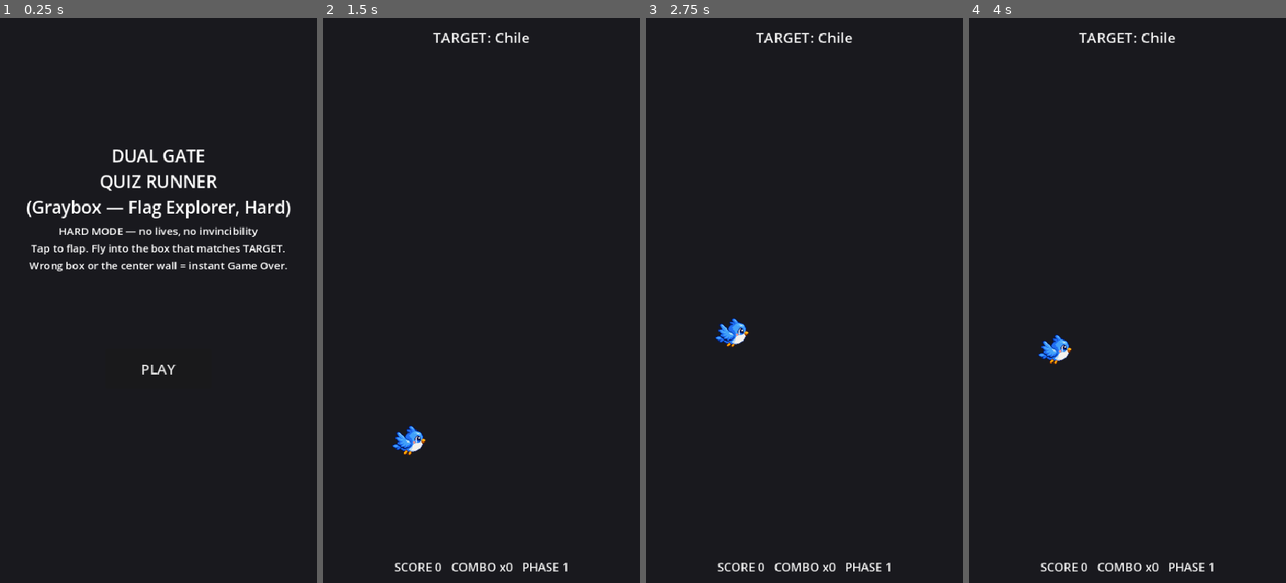
Above: before the commit, frames 1-4 (left to right).
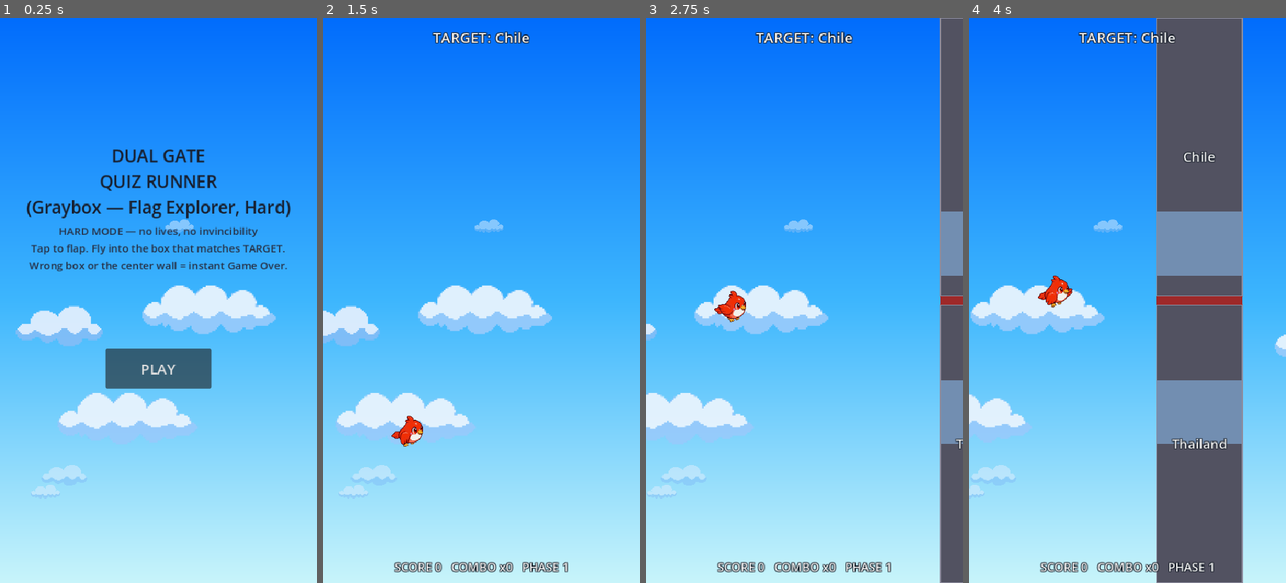
Above: after the commit, the same moments.

Repository: kimmc1358-code/QuizRunDualGate
Game: Godot game, scene res://scenes/Main.tscn
Same seed, same stepped clock (60 frames per second), same inputs: the game is played once before the commit and once after it.
Inputs (mouse positions are in pixels of both pictures, inside the frame that each line leads up to):
- Up to frame 1 (0.25 s): no input
- Up to frame 2 (1.5 s): click "PLAY" at 0.5 s; tap Enter at 1.25 s; move the mouse to (551, 272) at 1.27 s; click (551, 272) at 1.42 s
- Up to frame 3 (2.75 s): tap Space at 1.52, 1.82, 2.27, 2.57 s; move the mouse to (741, 328) at 2.02 s; click (741, 328) at 2.17 s
- Up to frame 4 (4 s): move the mouse to (1159, 176) at 2.77 s; click (1159, 176) at 2.92 s; move the mouse to (1111, 413) at 3.52 s; click (1111, 413) at 3.67 s; tap Space at 3.77 s

The runs differ from the first frame. In frame 1, 100% of the frame differs, in the area x 0-100%, y 0-100%; in frame 2, 99%; in frame 3, 99%; in frame 4, 99%.

Commit message:
Add wing-flap animation, parallax sky, and red crested bird recolor
Character:
- Generated a south/east wing-flap loop (9 frames) via PixelLab
  animate_character and wired it into Main.gd as a frame-cycling
  animation instead of the single static sprite.
- Added a small head-feather crest via create_character_state (keeps
  the same identity/pose, just an edit on top of the existing rig).
- Recolored the bird from blue to red — the blue read as low-contrast
  against the new blue sky background. Recoloring is a pixel-level HSV
  hue rotation on the existing art (not a regeneration), so shading and
  pose are byte-for-byte preserved; only feather-blue hues are touched,
  belly/beak/cheek/eye stay put. Warm/cool hue split (orange-red on
  highlights, deep crimson on shadows) instead of one flat hue, per
  feedback that a single hue read as monotone.
- Animation direction is "east" (right-facing profile), not "south"
  (front-facing) — matters because create_character_state's fresh
  regeneration doesn't reliably reuse the previous run's framing.

Background:
- Replaced the flat pastel sky-blue fill with a two-stop vertical
  gradient (deep blue -> pale cyan), color-sampled from a reference the
  user supplied and drawn procedurally via draw_polygon rather than
  shipping the source image.
- Cloud layers went through a few redesigns based on feedback: first a
  tiled full-image sky (seam problems on scroll), then individual
  sprites with a bold dark-navy outline (didn't match the character and
  read as flat on the bottom edge), and finally the current version —
  wide flat-bottomed multi-lobe clouds, no outline (stripped
  programmatically from an outlined generation rather than fighting
  PixelLab's tendency to ignore "lineless" color instructions), bumpy
  irregular undersides, styled off a user-supplied reference image.
  Depth cue is still near/far scale+speed+alpha, sprites despawn/respawn
  fully off-screen so nothing is ever visibly clipped.

Gates: the portal-frame art from this session was reset back to the
flat-rect placeholder — didn't land on a design that fit; revisiting
with fresh reference art next.

Co-Authored-By: Claude Sonnet 5 <noreply@anthropic.com>

Diff:
--- a/scenes/Main.tscn
+++ b/scenes/Main.tscn
@@ -4,9 +4,6 @@
 
 [node name="Main" type="Node2D" unique_id=1993625809]
 script = ExtResource("1")
-flap_velocity = -321.0
-gravity = 1300.0
-base_gate_spacing = 800.0
 
 [node name="UI" type="CanvasLayer" parent="." unique_id=397217226]
 
@@ -22,6 +19,7 @@
 offset_top = 190.0
 offset_right = 460.0
 offset_bottom = 280.0
+theme_override_colors/font_color = Color(0.09, 0.12, 0.18, 1)
 theme_override_font_sizes/font_size = 26
 text = "DUAL GATE
 QUIZ RUNNER
@@ -35,6 +33,7 @@
 offset_top = 310.0
 offset_right = 450.0
 offset_bottom = 440.0
+theme_override_colors/font_color = Color(0.15, 0.19, 0.27, 1)
 theme_override_font_sizes/font_size = 16
 text = "HARD MODE — no lives, no invincibility
 Tap to flap. Fly into the box that matches TARGET.
@@ -75,6 +74,7 @@
 offset_top = 330.0
 offset_right = 460.0
 offset_bottom = 380.0
+theme_override_colors/font_color = Color(0.09, 0.12, 0.18, 1)
 theme_override_font_sizes/font_size = 22
 text = "SCORE: 0"
 horizontal_alignment = 1
--- a/scripts/Main.gd
+++ b/scripts/Main.gd
@@ -19,18 +19,53 @@
 @export_range(0.1, 1.0, 0.01) var max_move_ratio_late: float = 0.65   # Phase 3-4
 
 const PLAYER_SIZE := Vector2(36, 36)
-const PLAYER_VISUAL_SIZE := Vector2(56, 56)  # sprite drawn larger than the hitbox
+const PLAYER_VISUAL_SIZE := Vector2(74, 74)  # sprite drawn larger than the hitbox; matches the east-facing sprite's 84px canvas
 const PLAYER_X := 130.0
+
+# Wing-flap loop: 9 frames (PixelLab keeps the reference pose as frame 0,
+# then 8 generated flap frames), all on a shared 84x84 canvas so switching
+# frames never changes the apparent sprite scale.
+const FLAP_FRAME_DURATION := 0.06
+const FLAP_FRAME_DIR := "res://assets/characters/bluebird_reference_match/flying_flap/east/"
+const FLAP_FRAME_COUNT := 9
 
 const GATE_WIDTH := 130.0
 const GATE_SPEED := 130.0  # halved for testing — was 260.0
 const WALL_THICKNESS := 14.0
 
-const COLOR_BG := Color(0.10, 0.10, 0.12)
+# Parallax sky: solid pastel color base (always seamless — no tiled image to
+# seam-match) with individual cloud sprites drifting right-to-left and
+# respawning off the right edge once fully clear of the left edge, so a cloud
+# is never visibly clipped. Near clouds are bigger/faster/more opaque, far
+# clouds smaller/slower/fainter, for a simple depth cue.
+const CLOUD_TEXTURE_PATHS := [
+	"res://assets/backgrounds/clouds/cloud_a.png",
+	"res://assets/backgrounds/clouds/cloud_b.png",
+	"res://assets/backgrounds/clouds/cloud_c.png",
+]
+const CLOUD_NEAR_COUNT := 3
+const CLOUD_FAR_COUNT := 3
+const CLOUD_NEAR_SPEED := 55.0
+const CLOUD_FAR_SPEED := 18.0
+const CLOUD_NEAR_SCALE_RANGE := Vector2(1.0, 1.3)
+const CLOUD_FAR_SCALE_RANGE := Vector2(0.5, 0.7)
+const CLOUD_NEAR_ALPHA := 0.95
+const CLOUD_FAR_ALPHA := 0.5
+const CLOUD_Y_BAND := Vector2(0.05, 0.85)  # fraction of screen height — spread across most of the sky
+const CLOUD_RESPAWN_MARGIN := Vector2(20.0, 120.0)
+
+# Gate art was reset — placeholder flat rects again pending a new design.
 const COLOR_GATE := Color(0.32, 0.32, 0.38)
 const COLOR_GATE_BORDER := Color(0.55, 0.55, 0.62)
+
+# Sky gradient — colors sampled from the reference (assets/references/sky_gradient),
+# top -> mid -> bottom, drawn as two vertex-colored quads for a smooth blend.
+const COLOR_SKY_TOP := Color(0.0039, 0.4235, 0.9882)
+const COLOR_SKY_MID := Color(0.2392, 0.7137, 0.9922)
+const COLOR_SKY_BOTTOM := Color(0.7843, 0.9569, 0.9804)
 const COLOR_WALL := Color(0.62, 0.16, 0.16)
 const COLOR_TEXT := Color(0.95, 0.95, 0.95)
+const COLOR_TEXT_OUTLINE := Color(0.05, 0.08, 0.12, 0.85)  # keeps HUD text legible over the light sky
 const COLOR_ZONE := Color(0.55, 0.75, 0.95, 0.55)
 
 enum Difficulty { EASY, HARD }
@@ -90,7 +125,13 @@
 var flash_time := 0.0
 const FLASH_DURATION := 0.25
 
-@onready var player_texture: Texture2D = load("res://assets/characters/bluebird_reference_match/south.png")
+var flap_frames: Array[Texture2D] = []
+var flap_frame_index: int = 0
+var flap_timer: float = 0.0
+
+var cloud_textures: Array[Texture2D] = []
+var clouds: Array = []  # each: {texture, x, y, scale, alpha, speed, near}
+
 @onready var ready_panel: Control = $UI/ReadyPanel
 @onready var gameover_panel: Control = $UI/GameOverPanel
 @onready var final_score_label: Label = $UI/GameOverPanel/FinalScoreLabel
@@ -99,10 +140,71 @@
 
 
 func _ready() -> void:
+	for i in range(FLAP_FRAME_COUNT):
+		flap_frames.append(load(FLAP_FRAME_DIR + str(i) + ".png"))
+	for path in CLOUD_TEXTURE_PATHS:
+		cloud_textures.append(load(path))
+	_init_clouds(get_viewport_rect().size)
 	play_button.pressed.connect(_on_play_pressed)
 	restart_button.pressed.connect(_on_restart_pressed)
 	_reset_game()
 	_set_state(State.READY)
+
+
+func _init_clouds(view_size: Vector2) -> void:
+	clouds.clear()
+	for i in range(CLOUD_FAR_COUNT):
+		clouds.append(_make_cloud(view_size, false, randf_range(0.0, view_size.x)))
+	for i in range(CLOUD_NEAR_COUNT):
+		clouds.append(_make_cloud(view_size, true, randf_range(0.0, view_size.x)))
+
+
+func _make_cloud(view_size: Vector2, is_near: bool, start_x: float) -> Dictionary:
+	var scale_range: Vector2 = CLOUD_NEAR_SCALE_RANGE if is_near else CLOUD_FAR_SCALE_RANGE
+	var speed: float = CLOUD_NEAR_SPEED if is_near else CLOUD_FAR_SPEED
+	return {
+		"texture": cloud_textures[randi() % cloud_textures.size()],
+		"x": start_x,
+		"y": randf_range(view_size.y * CLOUD_Y_BAND.x, view_size.y * CLOUD_Y_BAND.y),
+		"scale": randf_range(scale_range.x, scale_range.y),
+		"alpha": CLOUD_NEAR_ALPHA if is_near else CLOUD_FAR_ALPHA,
+		"speed": speed * randf_range(0.85, 1.15),
+		"near": is_near,
+	}
+
+
+func _update_clouds(delta: float, view_size: Vector2) -> void:
+	for c in clouds:
+		c.x -= c.speed * delta
+		var tex_w: float = c.texture.get_width() * c.scale
+		if c.x + tex_w < 0.0:
+			# Fully clear of the left edge — respawn past the right edge so
+			# it's never visibly clipped popping in or out.
+			c.x = view_size.x + randf_range(CLOUD_RESPAWN_MARGIN.x, CLOUD_RESPAWN_MARGIN.y)
+			c.y = randf_range(view_size.y * CLOUD_Y_BAND.x, view_size.y * CLOUD_Y_BAND.y)
+			c.texture = cloud_textures[randi() % cloud_textures.size()]
+
+
+func _draw_sky_gradient(view_size: Vector2) -> void:
+	var mid_y: float = view_size.y * 0.5
+	draw_polygon(
+		PackedVector2Array([Vector2(0, 0), Vector2(view_size.x, 0), Vector2(view_size.x, mid_y), Vector2(0, mid_y)]),
+		PackedColorArray([COLOR_SKY_TOP, COLOR_SKY_TOP, COLOR_SKY_MID, COLOR_SKY_MID])
+	)
+	draw_polygon(
+		PackedVector2Array([Vector2(0, mid_y), Vector2(view_size.x, mid_y), Vector2(view_size.x, view_size.y), Vector2(0, view_size.y)]),
+		PackedColorArray([COLOR_SKY_MID, COLOR_SKY_MID, COLOR_SKY_BOTTOM, COLOR_SKY_BOTTOM])
+	)
+
+
+func _draw_clouds(near: bool) -> void:
+	for c in clouds:
+		if c.near != near:
+			continue
+		var tex: Texture2D = c.texture
+		var cloud_scale: float = c.scale
+		var size: Vector2 = Vector2(tex.get_width(), tex.get_height()) * cloud_scale
+		draw_texture_rect(tex, Rect2(Vector2(c.x, c.y), size), false, Color(1.0, 1.0, 1.0, c.alpha))
 
 
 func _unhandled_input(event: InputEvent) -> void:
@@ -120,12 +222,19 @@
 
 
 func _process(delta: float) -> void:
+	# Clouds keep drifting on every screen (menu, playing, game over) for a
+	# lively backdrop, independent of gameplay state.
+	_update_clouds(delta, get_viewport_rect().size)
 	if state == State.PLAYING:
 		_update_playing(delta)
 	elif state == State.COUNTDOWN:
 		_update_countdown(delta)
 	if flash_time > 0.0:
 		flash_time = max(0.0, flash_time - delta)
+	flap_timer += delta
+	while flap_timer >= FLAP_FRAME_DURATION:
+		flap_timer -= FLAP_FRAME_DURATION
+		flap_frame_index = (flap_frame_index + 1) % flap_frames.size()
 	queue_redraw()
 
 
@@ -368,7 +477,9 @@
 
 func _draw() -> void:
 	var view_size := get_viewport_rect().size
-	draw_rect(Rect2(Vector2.ZERO, view_size), COLOR_BG)
+	_draw_sky_gradient(view_size)
+	_draw_clouds(false)  # far clouds first, near clouds drawn on top below
+	_draw_clouds(true)
 
 	var wall_top := view_size.y * 0.5 - WALL_THICKNESS * 0.5
 	var wall_bottom := view_size.y * 0.5 + WALL_THICKNESS * 0.5
@@ -389,7 +500,7 @@
 		_draw_centered_text(g.bottom_text, Vector2(g.x + GATE_WIDTH * 0.5, wall_bottom + (view_size.y - wall_bottom) * 0.5), 20)
 
 	if state != State.READY:
-		draw_texture_rect(player_texture, Rect2(Vector2(PLAYER_X - PLAYER_VISUAL_SIZE.x * 0.5, player_y - PLAYER_VISUAL_SIZE.y * 0.5), PLAYER_VISUAL_SIZE), false)
+		draw_texture_rect(flap_frames[flap_frame_index], Rect2(Vector2(PLAYER_X - PLAYER_VISUAL_SIZE.x * 0.5, player_y - PLAYER_VISUAL_SIZE.y * 0.5), PLAYER_VISUAL_SIZE), false)
 
 	if state == State.PLAYING or state == State.COUNTDOWN:
 		var upcoming_target := _get_upcoming_target()
@@ -433,4 +544,9 @@
 func _draw_centered_text(text: String, center: Vector2, font_size: int) -> void:
 	var font := ThemeDB.fallback_font
 	var text_size := font.get_string_size(text, HORIZONTAL_ALIGNMENT_CENTER, -1, font_size)
-	draw_string(font, Vector2(center.x - text_size.x * 0.5, center.y + text_size.y * 0.25), text, HORIZONTAL_ALIGNMENT_CENTER, -1, font_size, COLOR_TEXT)
+	var pos := Vector2(center.x - text_size.x * 0.5, center.y + text_size.y * 0.25)
+	# Dark outline so the light HUD text still reads over the pastel sky,
+	# not just over the darker gate rects.
+	for offset in [Vector2(-1, -1), Vector2(1, -1), Vector2(-1, 1), Vector2(1, 1)]:
+		draw_string(font, pos + offset, text, HORIZONTAL_ALIGNMENT_CENTER, -1, font_size, COLOR_TEXT_OUTLINE)
+	draw_string(font, pos, text, HORIZONTAL_ALIGNMENT_CENTER, -1, font_size, COLOR_TEXT)
Binary file added: assets/backgrounds/clouds/cloud_a.png
Not shown, added: assets/backgrounds/clouds/cloud_a.png.import
Binary file added: assets/backgrounds/clouds/cloud_b.png
Not shown, added: assets/backgrounds/clouds/cloud_b.png.import
Binary file added: assets/backgrounds/clouds/cloud_c.png
Not shown, added: assets/backgrounds/clouds/cloud_c.png.import
Binary file changed: assets/characters/bluebird_reference_match/east.png
Binary file added: assets/characters/bluebird_reference_match/flying_flap/east/0.png
Not shown, added: assets/characters/bluebird_reference_match/flying_flap/east/0.png.import
Binary file added: assets/characters/bluebird_reference_match/flying_flap/east/1.png
Not shown, added: assets/characters/bluebird_reference_match/flying_flap/east/1.png.import
Binary file added: assets/characters/bluebird_reference_match/flying_flap/east/2.png
(and 18 more such lines)
